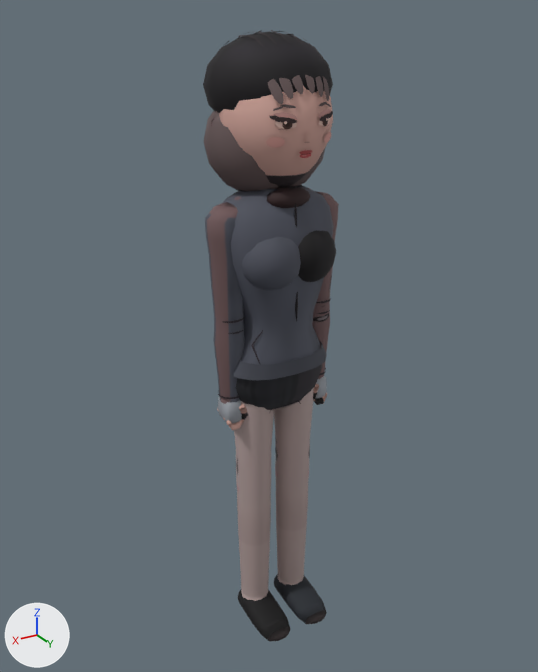
Renders of the glTF model assets/models/chasumin_a.glb from each side of a commit.
The view is the same before and after, from a 50 mm lens placed at (1.111, 1.823, 1.957), pointed at (-0.008, -0.041, 1.025). Every picture has the same lights, and +X, +Y and +Z are marked at lower left. The picture after the commit comes second. Vertices at exactly the same position are counted once.

The older version as bpy lines, for what is in view:
```python
me_mesh_0 = bpy.data.meshes.new('Mesh_0')
me_mesh_0.from_pydata(...)  # 5374 vertices, 9548 faces; spans x -0.22..0.22, y -0.21..0.19, z -0.01..1.92
me_mesh_0.materials.append(mat_material_0)
ob_body = bpy.data.objects.new('Body', me_mesh_0)
ob_body.location = (0.0, 0.0, 0.0)
```
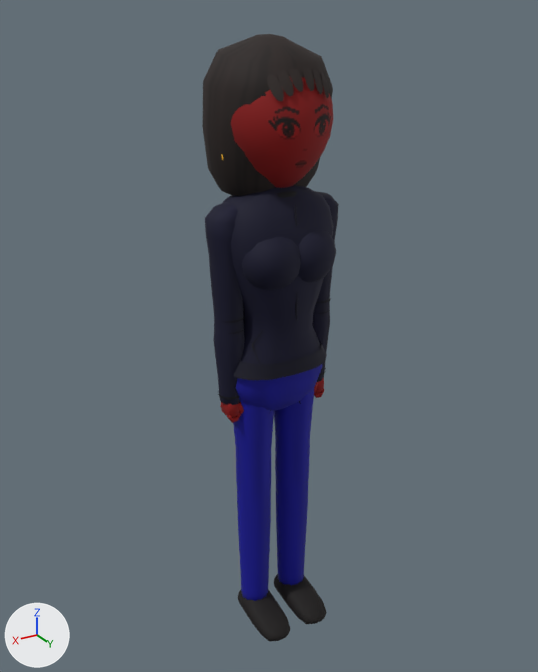
The edits, one by one:
me_mesh_0 is used by ob_body; location (0.0, 0.0, 0.0).
me_mesh_0 had 5374 vertices, 9548 faces and spanned x -0.22..0.22, y -0.21..0.19, z -0.01..1.92.
me_mesh_0 now has 3927 vertices, 7232 faces and spans x -0.22..0.22, y -0.21..0.19, z -0.01..1.91.
me_mesh_0 part 1: a new loose piece of 113 vertices spanning x -0.18..0.18, y -0.21..0.15, z 1.49..1.91, in mat_material_0.
me_mesh_0 part 2: 26 loose pieces with 1118 vertices, spanning x -0.1..0.1, y 0.14..0.17, z 1.61..1.73, are deleted.
me_mesh_0 part 3: 59 vertices moved from x -0.16..0.16, y -0.13..0.16, z 1.51..1.83 to x -0.16..0.16, y -0.13..0.16, z 1.5..1.83; 932 vertices removed from x -0.18..0.18, y -0.21..0.17, z 1.46..1.92; 494 vertices added at x -0.16..0.16, y -0.16..0.16, z 1.47..1.88.
me_mesh_0 part 4: 110 vertices moved from x -0.19..0.19, y -0.04..0.04, z 0.78..0.87 to x -0.18..0.18, y -0.03..0.03, z 0.8..0.87; 435 vertices removed from x -0.19..0.19, y -0.04..0.05, z 0.77..0.88; 431 vertices added at x -0.19..0.19, y -0.03..0.04, z 0.8..0.89.
me_mesh_0 part 5: 4519 kept faces spanning x -0.22..0.22, y -0.13..0.19, z -0.01..1.83 get new vertex colours; the middle colour goes from grey #837a82 to blue #0000c5.

Where the change shows, as pixel boxes [x1, y1, x2, y2] in the pictures (538 x 672 px; the box of a moved part takes in the faces that stretch with it):
'Body', reshaped
    before: [203, 30, 339, 642]
    after: [202, 34, 339, 642]
part 1 of me_mesh_0, added
    after: [202, 34, 333, 196]
part 2 of me_mesh_0, deleted
    before: [270, 109, 333, 158]
part 3 of me_mesh_0, moved or reshaped
    before: [203, 30, 333, 208]
    after: [221, 68, 333, 198]
part 4 of me_mesh_0, moved or reshaped
    before: [217, 376, 327, 458]
    after: [220, 378, 324, 458]
part 5 of me_mesh_0, recoloured (grey to blue)
    both: [205, 79, 339, 642]
